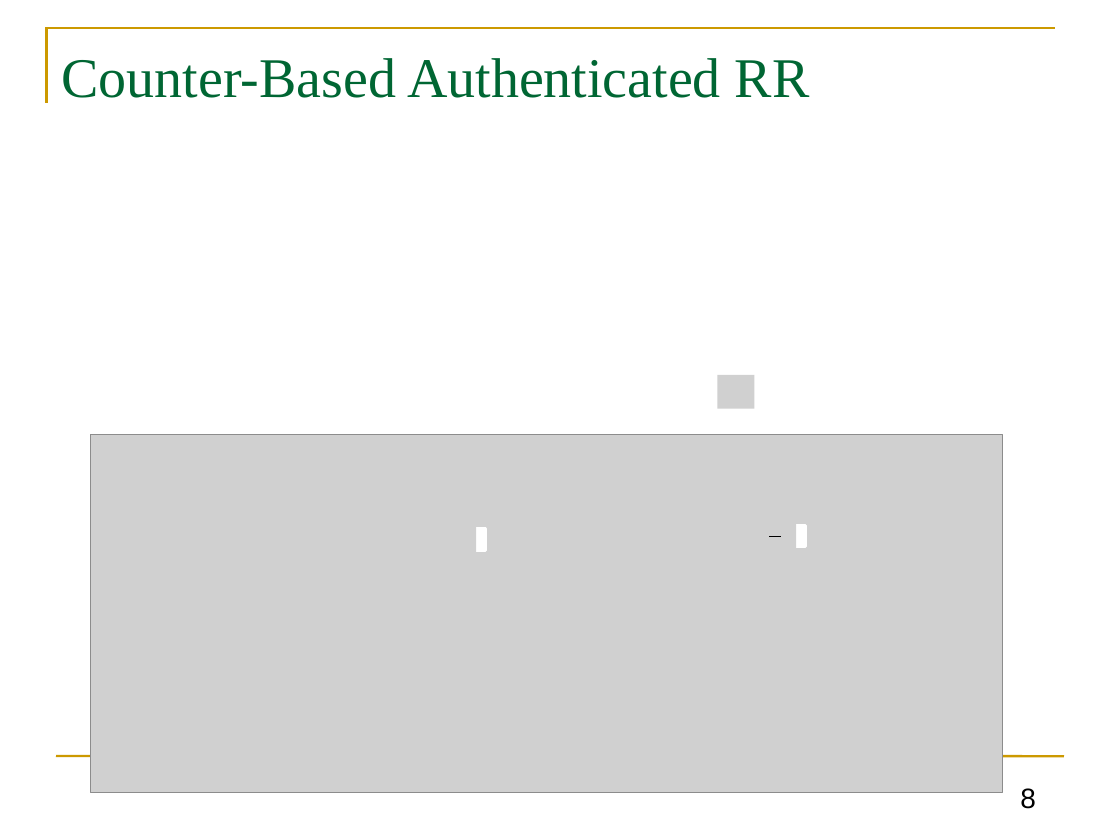
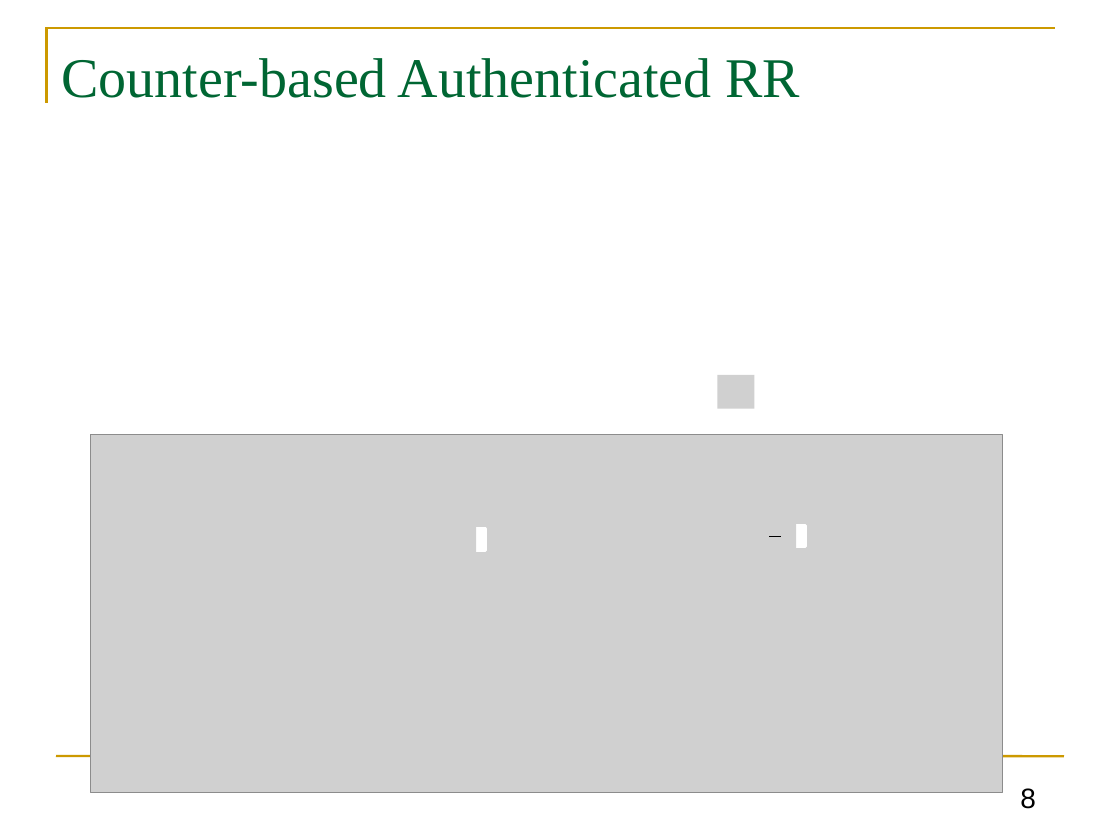
Before and after one commit to GhadaAlmashaqbeh/GhadaAlmashaqbeh.github.io, a slide deck: slide 8 of courses/cse3400-f2026/lecture9.pptx. Drawn at 1120x840 pixels with LibreOffice and Linux fonts; fonts in the diff are those of the drawing; grey boxes stand for pictures. Boxes give left, top, right and bottom in pixels: in the first picture for what was removed or moved away, otherwise in the second. Text is boxed around its words. In the diff, an @@ line names an element or a change of style, - is before the commit and + after.

```diff
--- a/courses/cse3400-f2026/lecture9.pptx
+++ b/courses/cse3400-f2026/lecture9.pptx
@@ title at (62, 58, 801, 98): text changed @@
-Counter-Based Authenticated RR
+Counter-based Authenticated RR
```
Also in this commit, not shown: 7 other slides changed, 15 other files.
